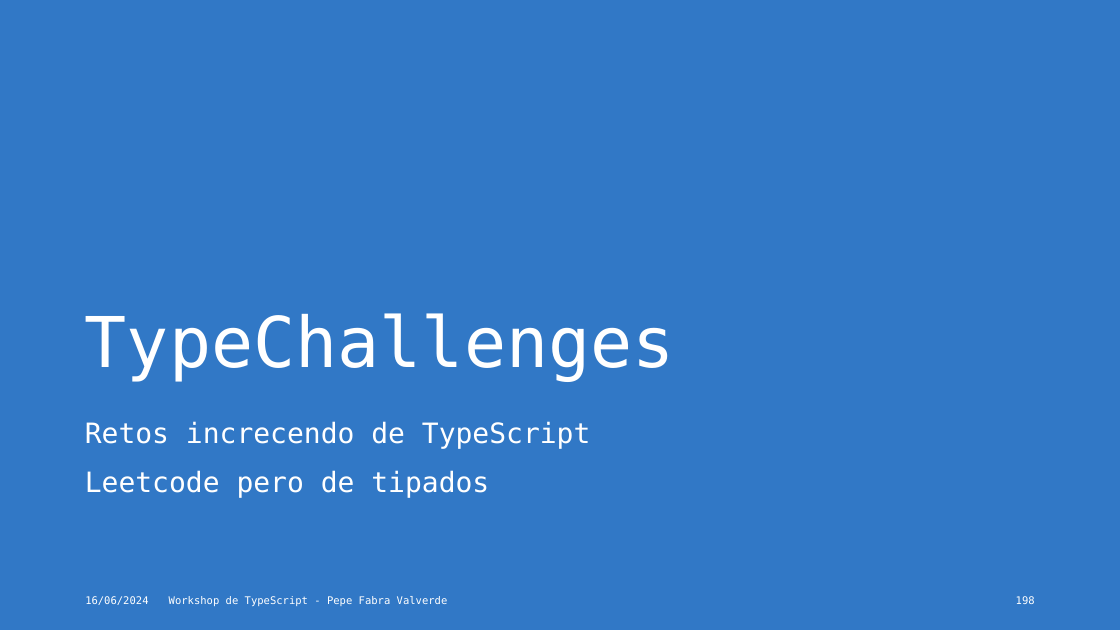
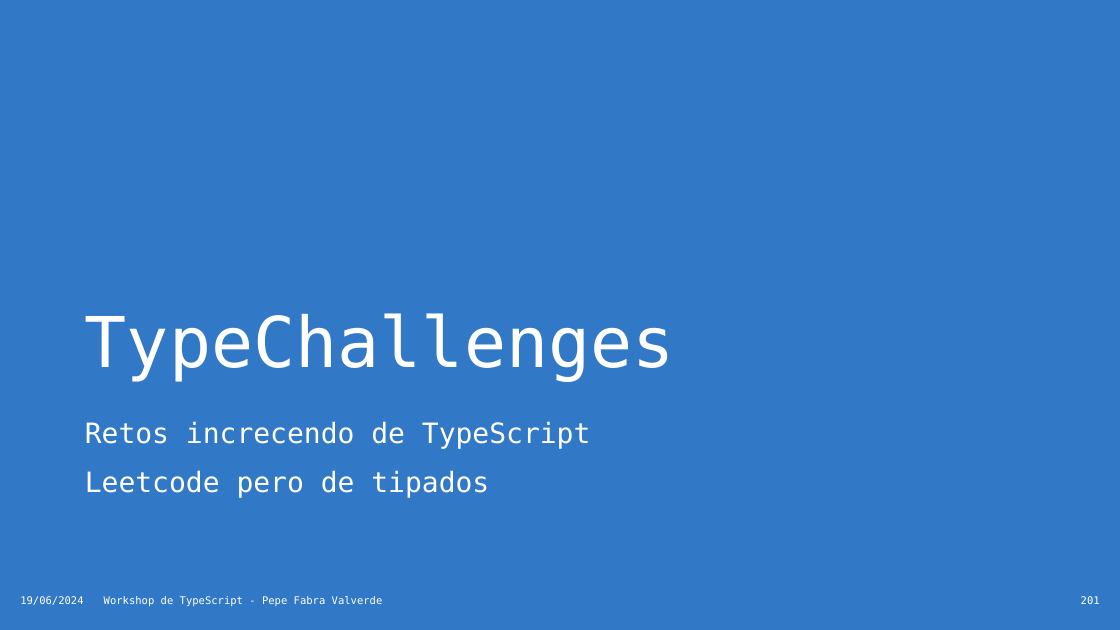
Before and after one commit to jofaval/talks-about, a slide deck: slide 201 of workshops/typescript/typescript-workshop.es.pptx (slide 198 before the commit). Drawn at 1120x630 pixels with LibreOffice and Linux fonts; fonts in the diff are those of the drawing. Boxes give left, top, right and bottom in pixels: in the first picture for what was removed or moved away, otherwise in the second. Text is boxed around its words. In the diff, an @@ line names an element or a change of style, - is before the commit and + after.

```diff
--- a/workshops/typescript/typescript-workshop.es.pptx
+++ b/workshops/typescript/typescript-workshop.es.pptx
@@ text at <box>20,596,83,605</box>: text changed @@
-16/06/2024
+19/06/2024
@@ text "Workshop de TypeScript - Pepe ...": place and size @@
-text "Workshop de TypeScript - Pepe ..." at <box>169,596,448,606</box>
+text "Workshop de TypeScript - Pepe ..." at <box>104,596,383,606</box>
@@ page number removed at <box>1016,596,1035,604</box> @@
-198
@@ page number added at <box>1081,596,1100,604</box>, 9 pt, text #FFFFFF @@
+201
```
Also in this commit, not shown: 188 other slides changed, 4 slides added, 2 other files.
